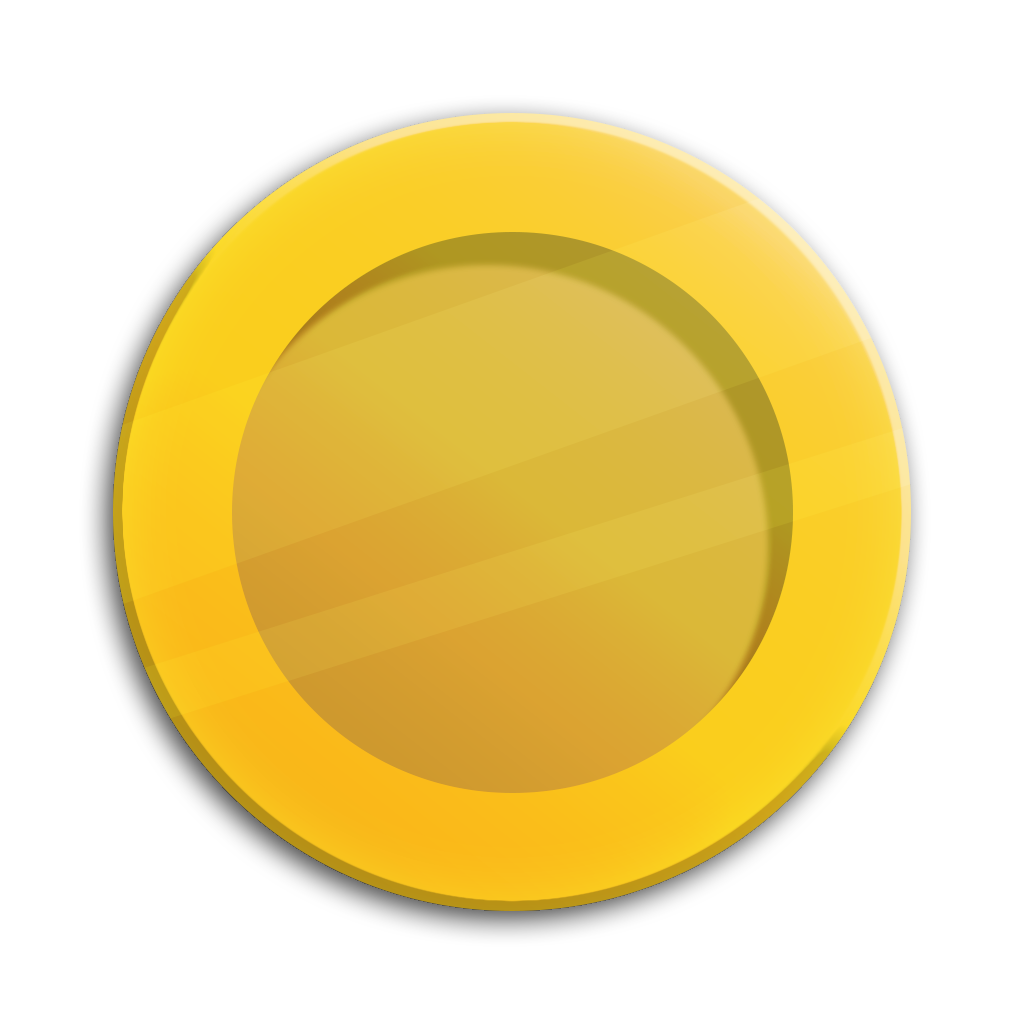
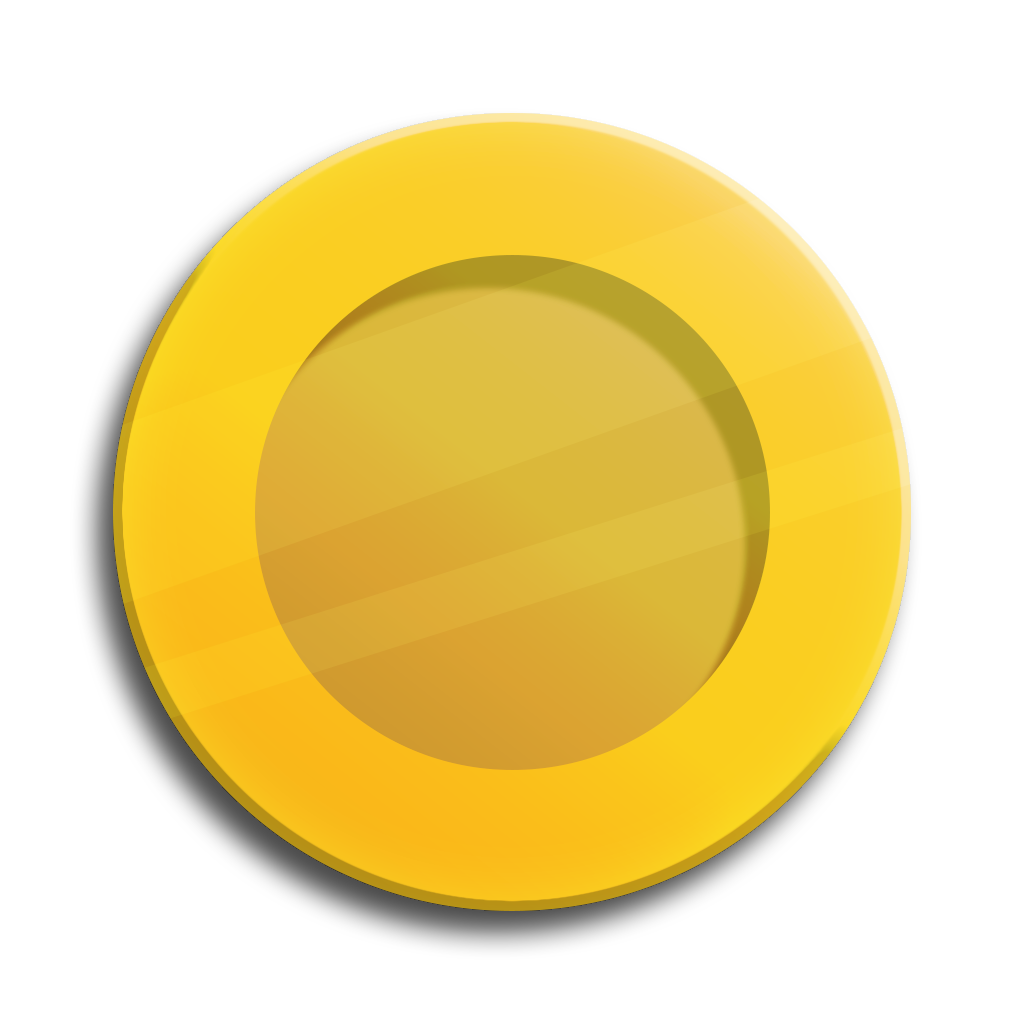
Layers edited between the first and the second 1024x1024 image:
painted on "Ellipse 1" (1st of 5, in "Coin") over box(232, 232, 793, 793)
